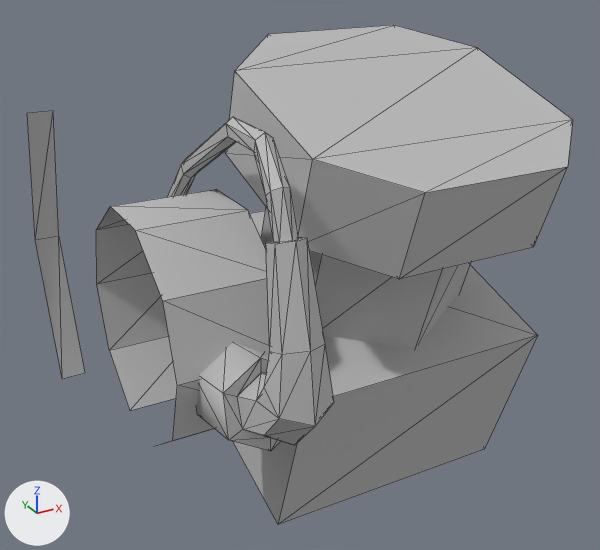
The glTF model atlas/meshes/head_camera.gltf as it was, and as the next commit left it.
One viewpoint serves both versions: a 50 mm lens placed at (-0.108, -0.1455, 0.1655), pointed at (-0.0262, 0.0033, 0.0911). Lighting does not change. The marker at lower left points along +X, +Y and +Z. Mesh edges are drawn as thin lines. Vertices at the same position are counted once.

In view in the first picture: 'Node'.
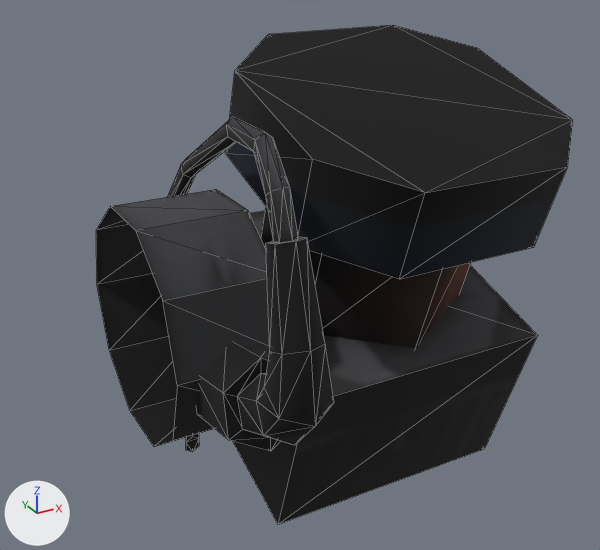
The newer file is also turned or shifted as a whole; pictures and numbers use the older file's frame.

Changed parts and their boxes [x1, y1, x2, y2] in the pictures (600 x 550 px):
'Node', reshaped (13% narrower)
    before: [27, 25, 573, 525]
    after: [96, 25, 573, 525]
part 1 of me_node_mesh, deleted
    before: [27, 111, 85, 379]
part 2 of me_node_mesh, built on
    before: [235, 25, 572, 436]
    after: [130, 25, 572, 452]
part 3 of me_node_mesh, recoloured (grey to black)
    both: [96, 25, 573, 525]

The edits, one by one:
Picture 'drc_torso_head_diffuse' (img_drc_torso_head_diffuse) is new.
Material 'drc_torso_head_diffuse.001' (mat_drc_torso_head_diffuse_001) is new.
Its texture is img_drc_torso_head_diffuse.
Its roughness is 0.998.
me_node_mesh is used by ob_node; location (0.0, 0.0, 0.0).
me_node_mesh had 157 vertices, 256 faces and spanned x -0.0716..0.0173, y -0.0523..0.0603, z 0.0409..0.1419.
me_node_mesh now has 158 vertices, 276 faces and spans x -0.0657..0.0173, y -0.0523..0.0413, z 0.0409..0.1419.
me_node_mesh part 1: the loose piece of 6 vertices spanning x -0.0716..-0.0657, y 0.049..0.0603, z 0.0537..0.1232 is deleted.
Part 2, on me_node_mesh:
31 faces are deleted.
7 vertices are added at x -0.0556..-0.0472, y 0.0024..0.0205, z 0.0537..0.058.
55 new faces join them.
me_node_mesh part 3: 221 faces spanning x -0.0657..0.0173, y -0.0523..0.0413, z 0.0409..0.1419 switch from mat_default (grey #bcbcbc) to mat_drc_torso_head_diffuse_001 (picture img_drc_torso_head_diffuse).
me_node_mesh part 4: the surface is now shaded smooth.
